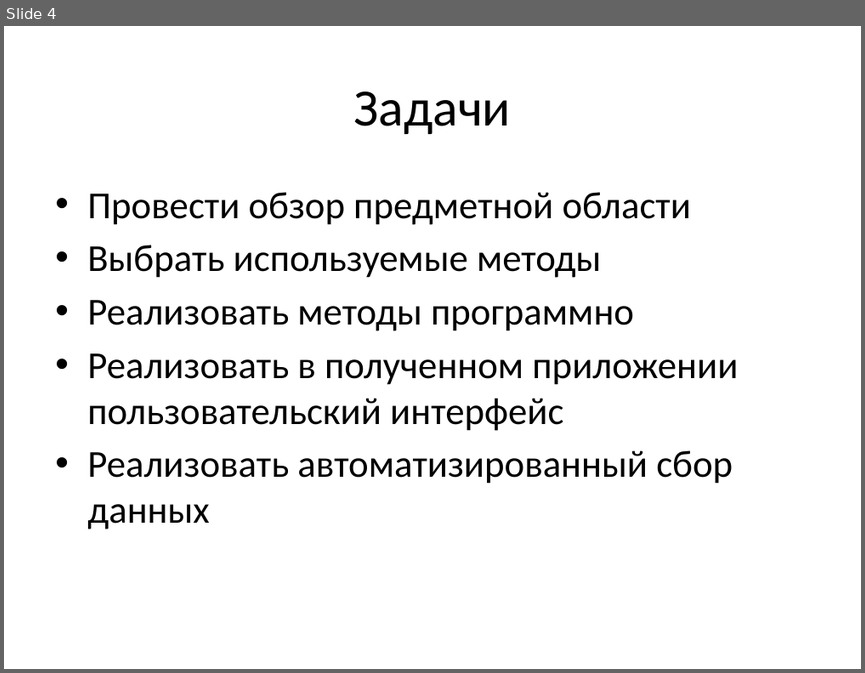
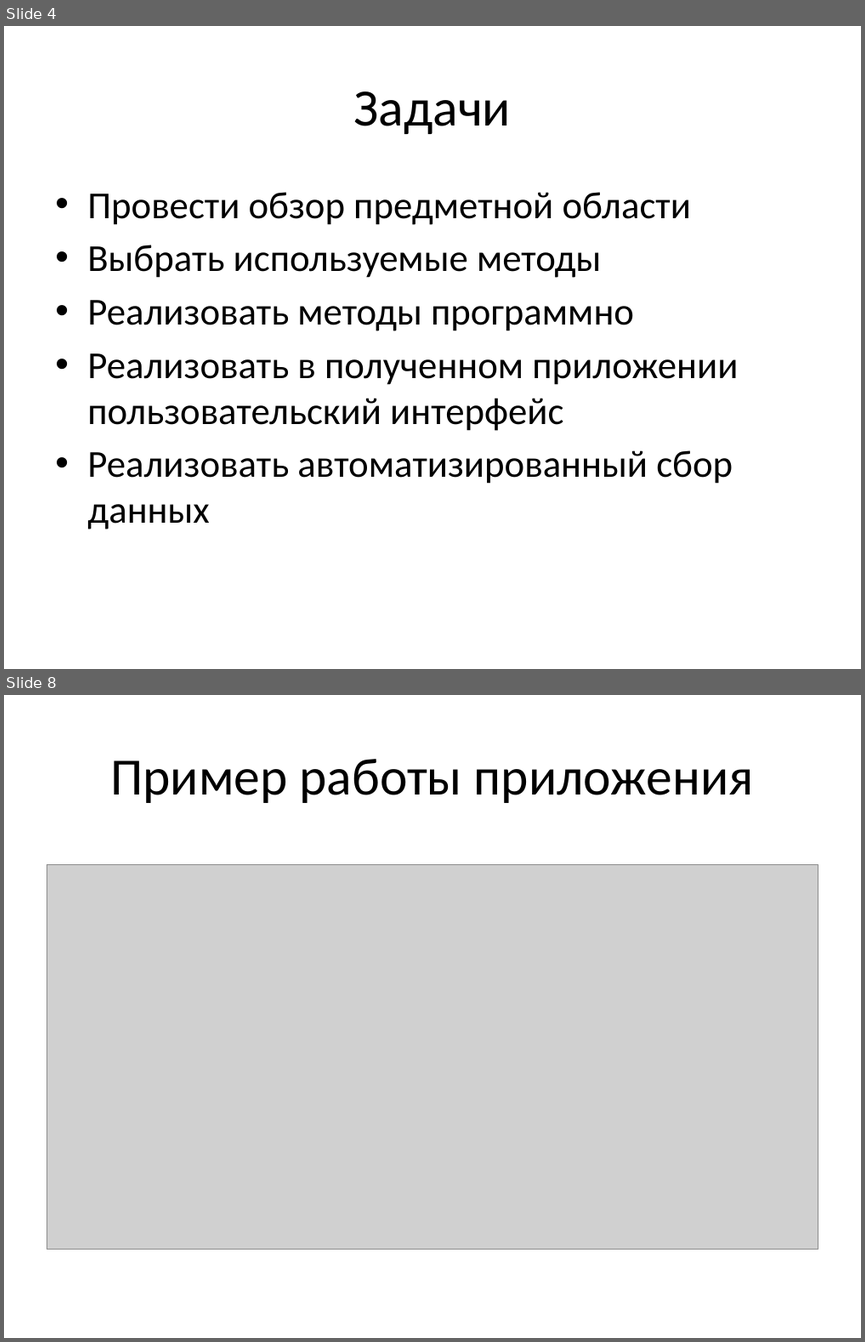
Before and after one commit to Leoprolder/diploma, a slide deck: Презентация.pptx. Shown one above the other, each under a label of ours: slide 4 before the commit, slides 4 and 8 after it; the slides between them are not shown. The pictures are 865x673 and 865x1342 pixels, drawn with LibreOffice and Linux fonts; fonts in the diff are those of the drawing; grey boxes stand for pictures. Boxes give left, top, right and bottom in pixels: in the first picture for what was removed or moved away, otherwise in the second. Text is boxed around its words. In the diff, an @@ line names an element or a change of style, - is before the commit and + after.

```diff
--- a/Презентация.pptx
+++ b/Презентация.pptx
@@ slide 8 added at bbox=[4, 695, 861, 1338], background #FFFFFF @@
@@ title added at bbox=[110, 759, 754, 803], 44 pt, text #000000 @@
+Пример работы приложения
@@ picture added at bbox=[46, 865, 818, 1249] @@
```
Also in this commit, not shown: 11 other slides added, 1 slide removed, 1 other file.
